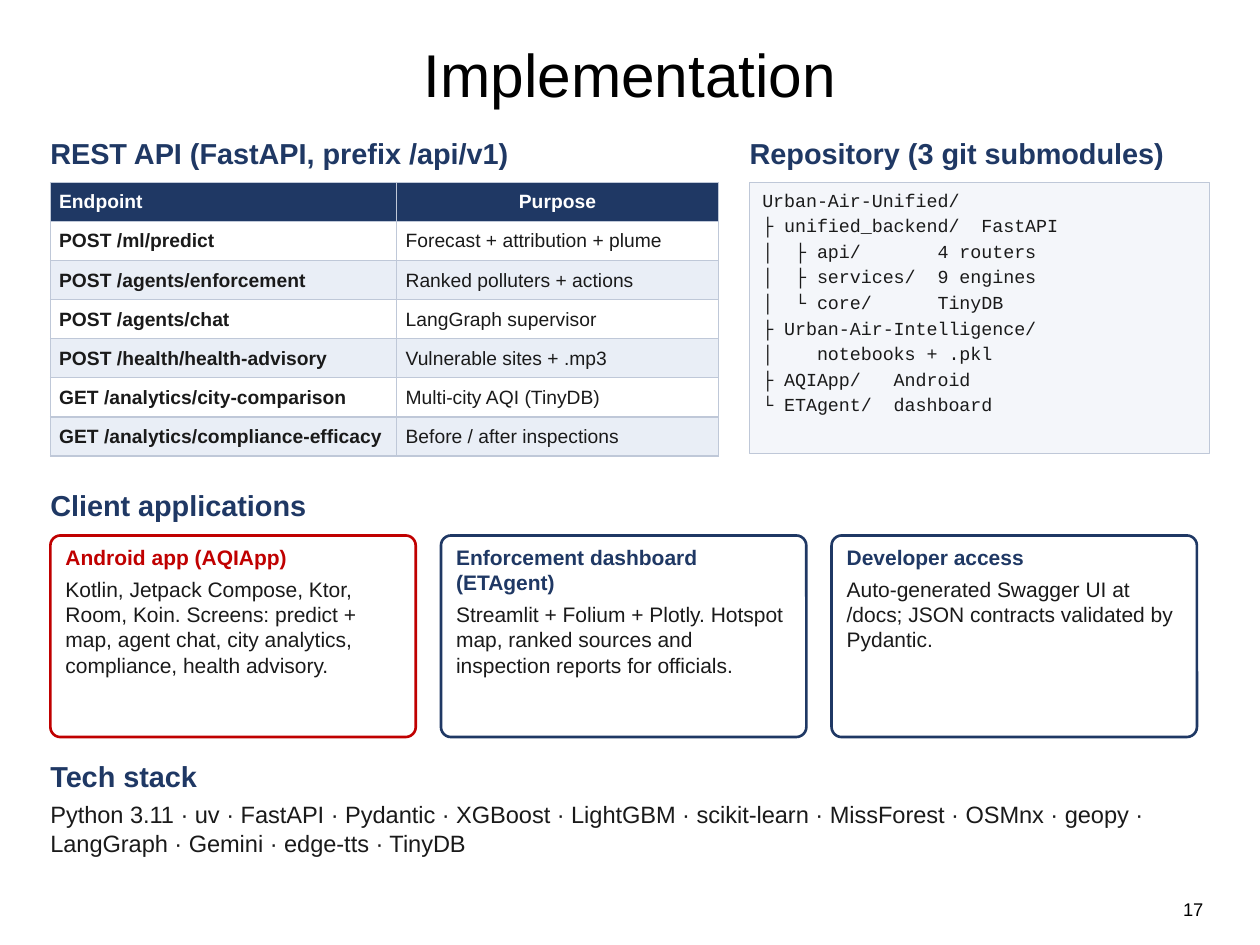
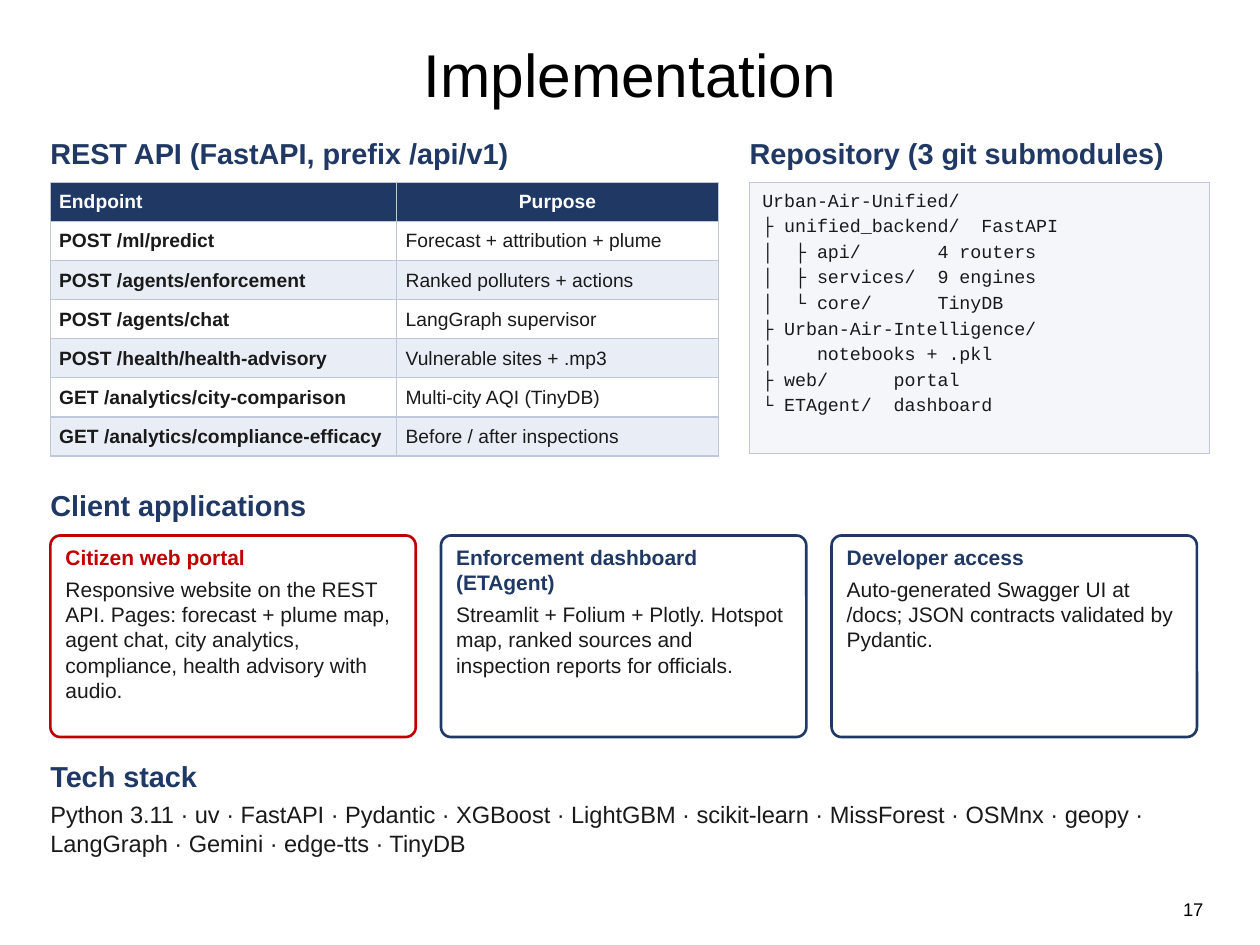
Before and after one commit to CyberKnight-cmd/Urban-Air-Unified, a slide deck: slide 17 of presentation/Urban_Air_Unified_Innovation_Project.pptx. Drawn at 1260x945 pixels with LibreOffice and Linux fonts; fonts in the diff are those of the drawing. Boxes give left, top, right and bottom in pixels: in the first picture for what was removed or moved away, otherwise in the second. Text is boxed around its words. In the diff, an @@ line names an element or a change of style, - is before the commit and + after.

```diff
--- a/presentation/Urban_Air_Unified_Innovation_Project.pptx
+++ b/presentation/Urban_Air_Unified_Innovation_Project.pptx
@@ text at box(784, 373, 960, 390): text changed @@
-├ AQIApp/ Android
+├ web/ portal
@@ text at box(65, 549, 390, 699): text changed @@
-Android app (AQIApp)
-Kotlin, Jetpack Compose, Ktor, Room, Koin. Screens: predict + map, agent chat, city analytics, compliance, health advisory.
+Citizen web portal
+Responsive website on the REST API. Pages: forecast + plume map, agent chat, city analytics, compliance, health advisory with audio.
```
Also in this commit, not shown: 8 other slides changed.
